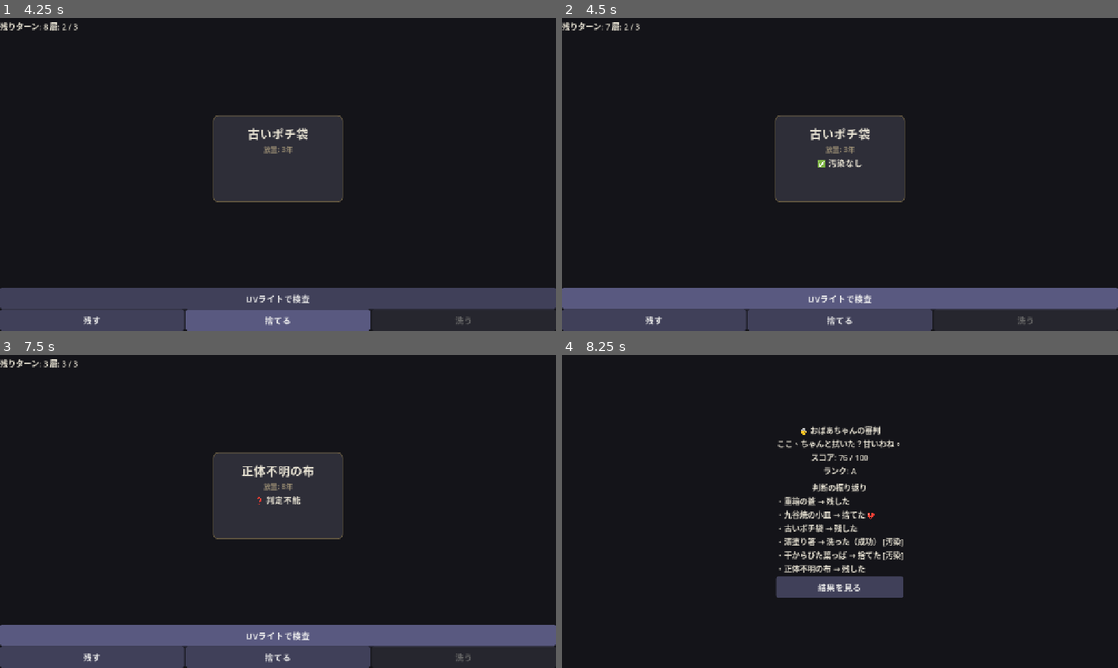
Above: before the commit, frames 1-4 (two rows, left to right).
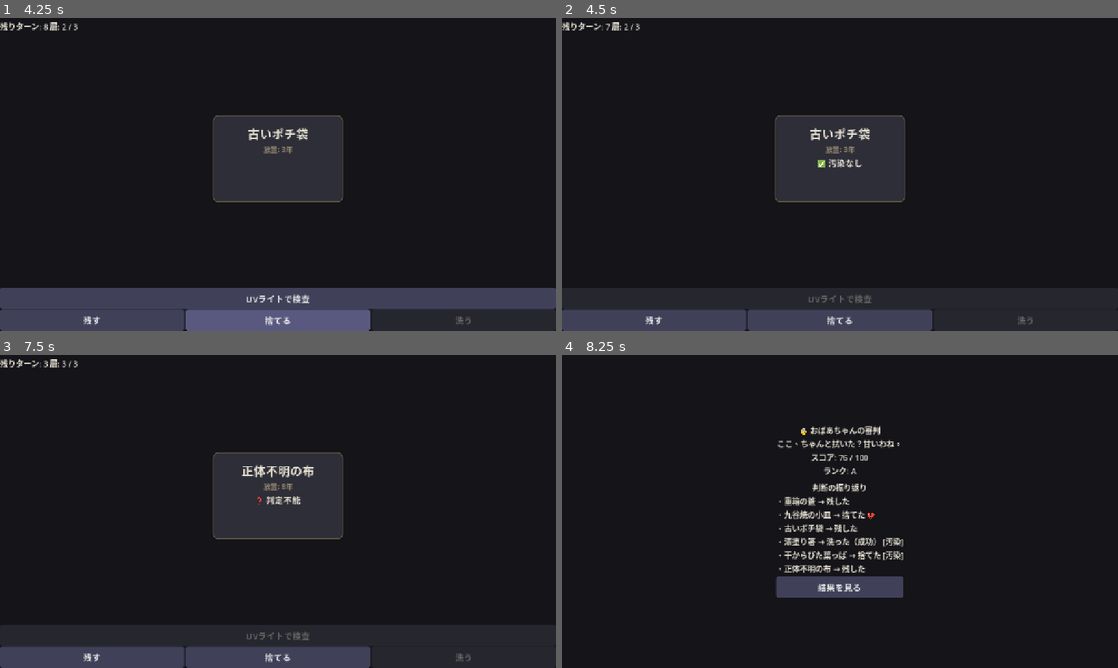
Above: after the commit, the same moments.

Repository: terisuke/legacy-corner
Game: Godot game, scene res://scenes/main/main.tscn
Two runs of this game, one before a commit and one after it. Both use one fixed random seed, a clock stepped at 60 frames per second and the inputs below.
Inputs:
- Up to frame 1 (4.25 s): click "はじめる" at 0.5 s; click "残す" at 1.25 s; click "捨てる" at 2 s; tap Enter at 2.75 s; tap Space at 3.5 s
- Up to frame 2 (4.5 s): click "UVライトで検査" at 4.25 s
- Up to frame 3 (7.5 s): click "残す" at 5 s; click "洗う" at 5.75 s; click "捨てる" at 6.5 s; click "UVライトで検査" at 7.25 s
- Up to frame 4 (8.25 s): click "残す" at 8 s

Frame 1 is identical in both runs. In frame 2, 7.1% of the frame differs, in the area x 0-100%, y 86-94%; in frame 3, 7.1%; in frame 4, nothing differs.

Commit message:
fix: double grandma transition + turn-before-decision order
CRITICAL-1: Remove _on_turn_consumed grandma transition entirely.
Timeout is handled by advance_item → finalize_action → _end_game.
Prevents double _show_grandma_audit from async await race.

CRITICAL-2: Restore execute_decision before use_turn order.
Decision must succeed before turn is consumed (prevents phantom turn loss).

MODERATE: tool_button disabled after inspection (UX feedback).

Co-Authored-By: Claude Opus 4.6 (1M context) <noreply@anthropic.com>

Diff:
--- a/scenes/main/main.gd
+++ b/scenes/main/main.gd
@@ -73,11 +73,8 @@
 
 func _on_turn_consumed(remaining: int) -> void:
 	turn_label.text = "残りターン: %d" % remaining
-	if remaining <= 0:
-		_set_actions_enabled(false)
-		await get_tree().create_timer(0.5).timeout
-		# change_state triggers _on_state_changed → _show_grandma_audit
-		GameManager.change_state(GameManager.GameState.GRANDMA_AUDIT)
+	# Timeout is handled by advance_item → finalize_action → _end_game
+	# Do NOT trigger grandma audit here to avoid double transition
 
 
 func _on_layer_opened(layer_index: int) -> void:
@@ -125,23 +122,21 @@
 
 func _on_keep_pressed() -> void:
 	var item: Dictionary = GameManager.get_current_item()
-	if not GameManager.use_turn():
-		return
-	GameManager.change_state(GameManager.GameState.DECISION)
 	var result: Dictionary = _decision_system.execute_decision(item, "keep", GameManager.rng)
 	if not result.get("success", false):
 		return
+	GameManager.change_state(GameManager.GameState.DECISION)
+	GameManager.use_turn()
 	_advance_to_next()
 
 
 func _on_discard_pressed() -> void:
 	var item: Dictionary = GameManager.get_current_item()
-	if not GameManager.use_turn():
-		return
-	GameManager.change_state(GameManager.GameState.DECISION)
 	var result: Dictionary = _decision_system.execute_decision(item, "discard", GameManager.rng)
 	if not result.get("success", false):
 		return
+	GameManager.change_state(GameManager.GameState.DECISION)
+	GameManager.use_turn()
 	var res: Dictionary = result.get("result", {})
 	if res.get("triggered_regret", false):
 		_set_actions_enabled(false)
@@ -153,12 +148,11 @@
 	var item: Dictionary = GameManager.get_current_item()
 	if not item.get("washable", false):
 		return
-	if not GameManager.use_turn():
-		return
-	GameManager.change_state(GameManager.GameState.DECISION)
 	var result: Dictionary = _decision_system.execute_decision(item, "wash", GameManager.rng)
 	if not result.get("success", false):
 		return
+	GameManager.change_state(GameManager.GameState.DECISION)
+	GameManager.use_turn()
 	_advance_to_next()
 
 
@@ -186,6 +180,7 @@
 			display_text = "❓ 判定不能"
 	if _current_item_card != null:
 		_current_item_card.show_tool_result(display_text)
+	tool_button.disabled = true
 	turn_label.text = "残りターン: %d" % GameManager.turns_remaining
 
 
